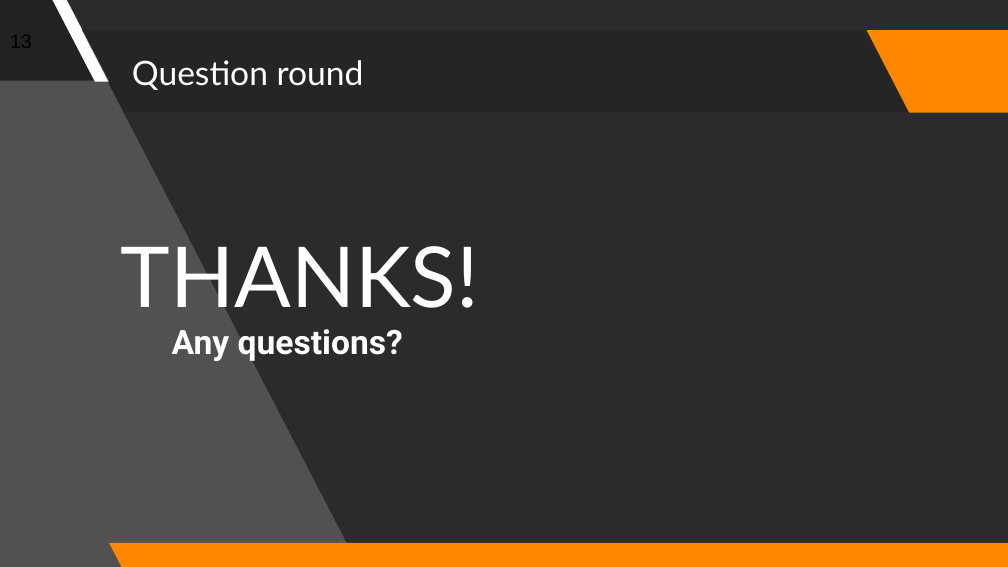
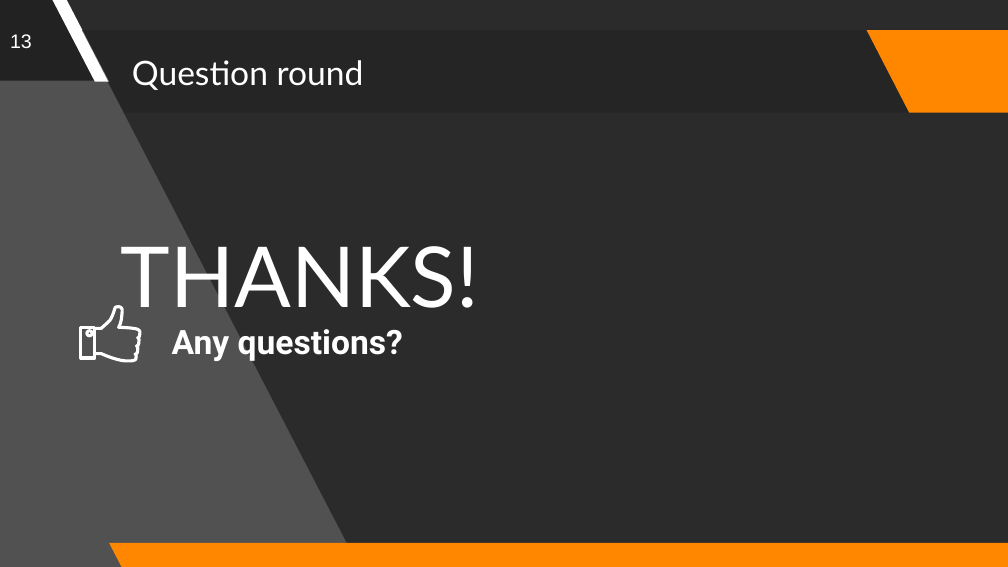
Before and after one commit to Reboocca/Blokboek5, a slide deck: slide 13 of 4_Onderhoudsprocedures/Presentation.pptx. Drawn at 1008x567 pixels with LibreOffice and Linux fonts; fonts in the diff are those of the drawing; background and template pictures are left out; a plain dark background stands for a picture behind light text. Boxes give left, top, right and bottom in pixels: in the first picture for what was removed or moved away, otherwise in the second. Text is boxed around its words. In the diff, an @@ line names an element or a change of style, - is before the commit and + after.

```diff
--- a/4_Onderhoudsprocedures/Presentation.pptx
+++ b/4_Onderhoudsprocedures/Presentation.pptx
@@ page number at [10,34,32,48]: text colour #000000 to #FFFFFF @@
@@ text "THANKS!" rewrapped from [120,246,478,308] to [120,246,478,322] @@
@@ freeform shape added at [81,328,95,359], outline #FFFFFF 2.25 pt @@
@@ freeform shape added at [96,306,140,361], outline #FFFFFF 2.25 pt @@
```
Also in this commit, not shown: 1 other slide changed, 1 other file.
